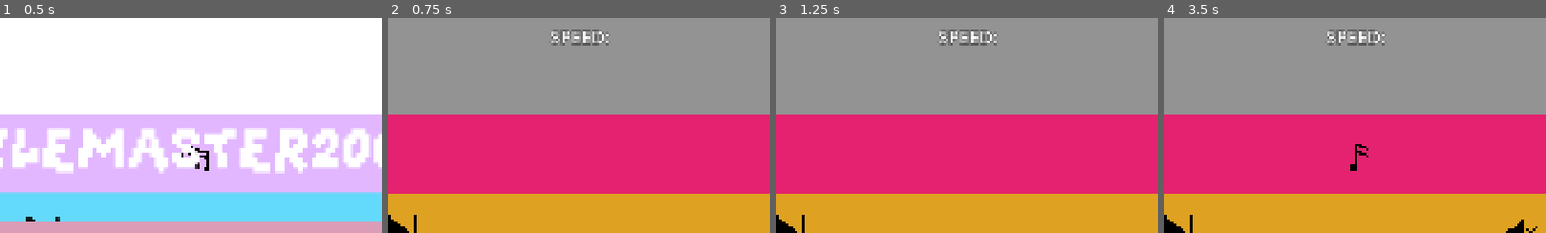
Above: before the commit, frames 1-4 (left to right).
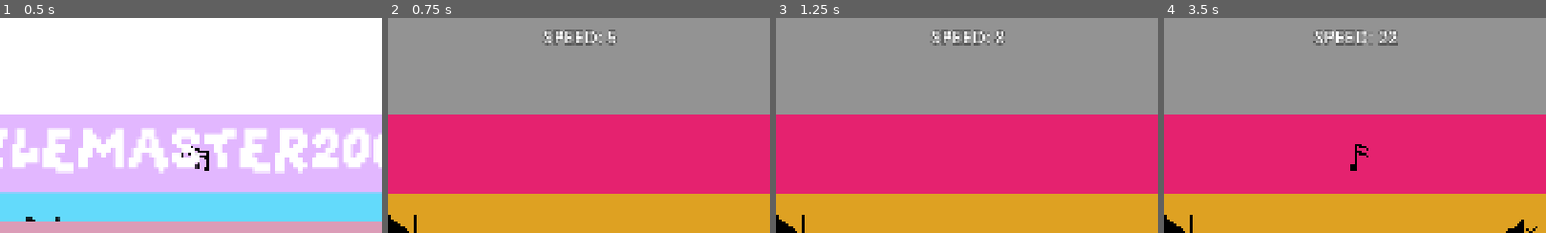
Above: after the commit, the same moments.

Repository: chorwat2137/haven-2026
Game: Godot game, scene res://scenes/main_menu.tscn
Same seed, same stepped clock (60 frames per second), same inputs: the game is played once before the commit and once after it.
Inputs:
- Up to frame 1 (0.5 s): no input
- Up to frame 2 (0.75 s): click "START" at 0.5 s
- Up to frame 3 (1.25 s): no input
- Up to frame 4 (3.5 s): tap Enter (ui_accept) at 1.25, 1.52, 2.27 s; hold Right (ui_right) 1.28-2.78 s; tap Space (shoot) at 1.35, 2.1, 2.85 s; hold Left (ui_left) from 2.78 s (still down)
The pictures show only the part of the screen within x 25-75%, y 0-50%; the shares and areas given below are measured in that part.

Frame 1 is identical in both runs. In frame 2, 1.0% of the frame differs, in the area x 40-60%, y 5-13%; in frame 3, 1.0%; in frame 4, 1.1%, in the area x 39-62%, y 5-13%.
Error before the commit: Invalid assignment of property or key 'text' with value of type 'String' on a base object of type 'null instance'. (res://scripts/main.gd:92)

Commit message:
Automatic sync

Diff:
--- a/scenes/hud.tscn
+++ b/scenes/hud.tscn
@@ -14,7 +14,7 @@
 horizontal_alignment = 1
 vertical_alignment = 1
 
-[node name="ScoreLabel2" type="Label" parent="." unique_id=463841363]
+[node name="SpeedLabel" type="Label" parent="." unique_id=463841363]
 anchors_preset = 5
 anchor_left = 0.5
 anchor_right = 0.5
